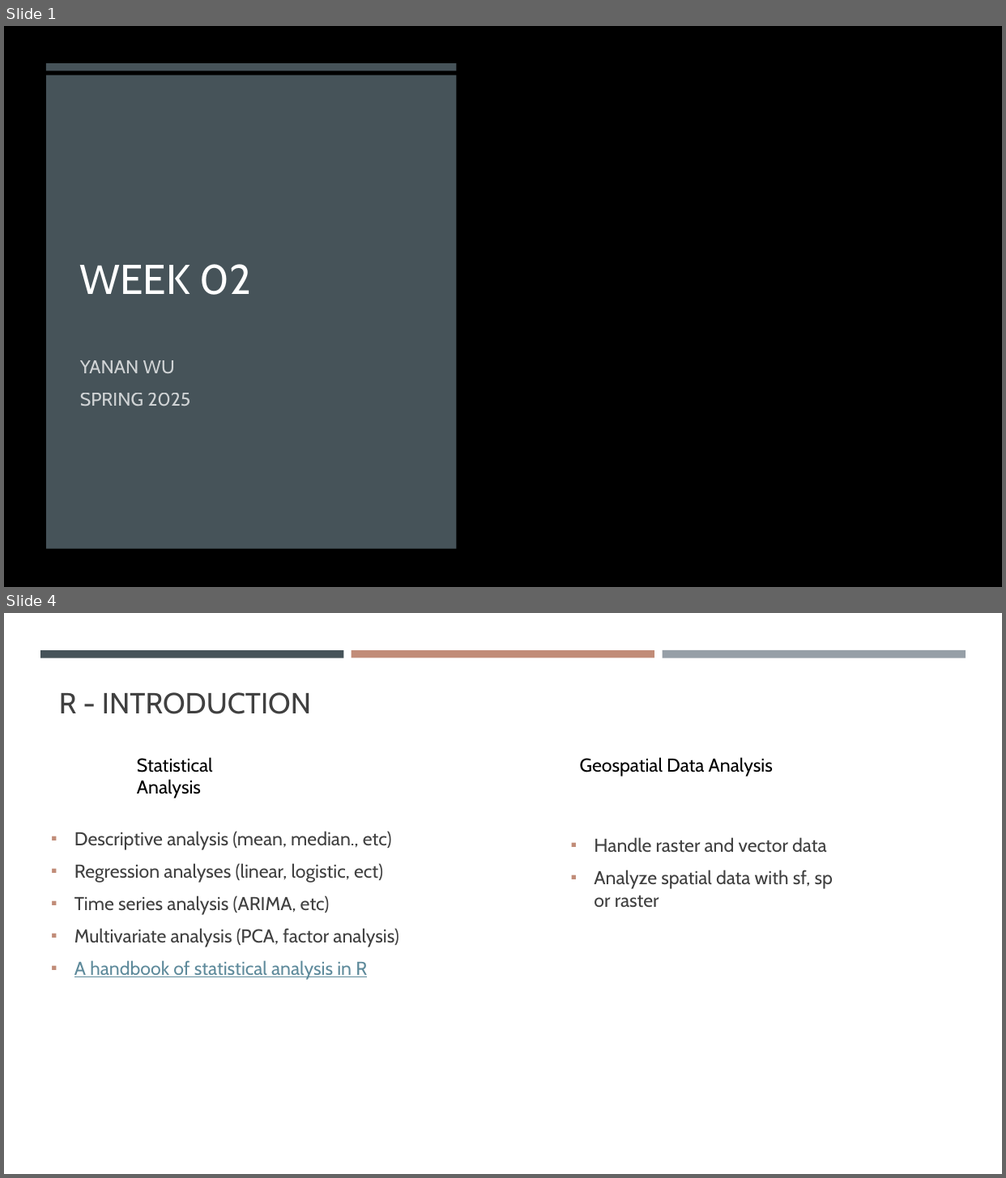
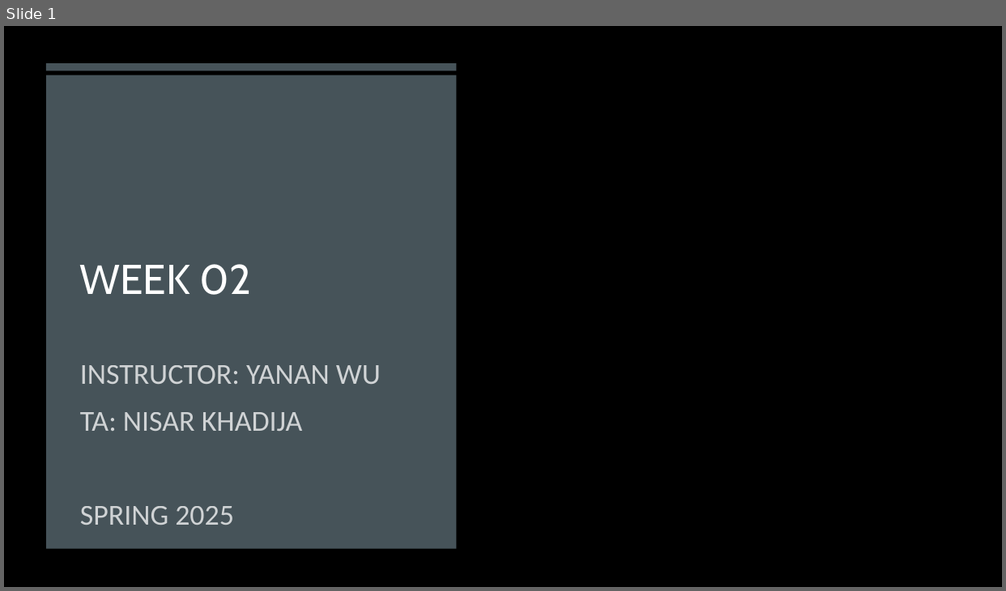
Before and after one commit to gisynw/geog-247, a slide deck: docs/Lectures/Week02/Week02_Intro.pptx. Shown one above the other, each under a label of ours: slides 1 and 4 before the commit, slide 1 after it; the slides between them are not shown. The pictures are 1006x1178 and 1006x591 pixels, drawn with LibreOffice and Linux fonts; fonts in the diff are those of the drawing; background and template pictures are left out. Boxes give left, top, right and bottom in pixels: in the first picture for what was removed or moved away, otherwise in the second. Text is boxed around its words. In the diff, an @@ line names an element or a change of style, - is before the commit and + after.

```diff
--- a/docs/Lectures/Week02/Week02_Intro.pptx
+++ b/docs/Lectures/Week02/Week02_Intro.pptx
@@ slide 4 removed at (4,613,1002,1174), background #FFFFFF @@
@@ rectangle removed at (40,650,344,658) @@
@@ rectangle removed at (351,650,654,658) @@
@@ rectangle removed at (662,650,965,658) @@
@@ title removed at (59,692,311,714) @@
-R - INTRODUCTION
@@ text removed at (137,757,213,798) @@
-Statistical Analysis
@@ text removed at (580,757,773,777) @@
-Geospatial Data Analysis
@@ text removed at (74,831,398,980) @@
-▪ Descriptive analysis (mean, median., etc)
-▪ Regression analyses (linear, logistic, ect)
-▪ Time series analysis (ARIMA, etc)
-▪ Multivariate analysis (PCA, factor analysis)
-▪ A handbook of statistical analysis in R
@@ text removed at (594,837,833,908) @@
-▪ Handle raster and vector data
-▪ Analyze spatial data with sf, sp or raster
@@ slide 1 changed as well @@
@@ subtitle at (80,365,381,431): text changed; size 18 to 28 pt; font Cabin to Calibri @@
-YANAN WU
+INSTRUCTOR: YANAN WU
+TA: NISAR KHADIJA
@@ subtitle at (80,506,234,525): size 18 to 28 pt, font Cabin to Calibri in "SPRING 2025"; more space between paragraphs @@
```
Also in this commit, not shown: 4 other slides removed, 5 other files.
